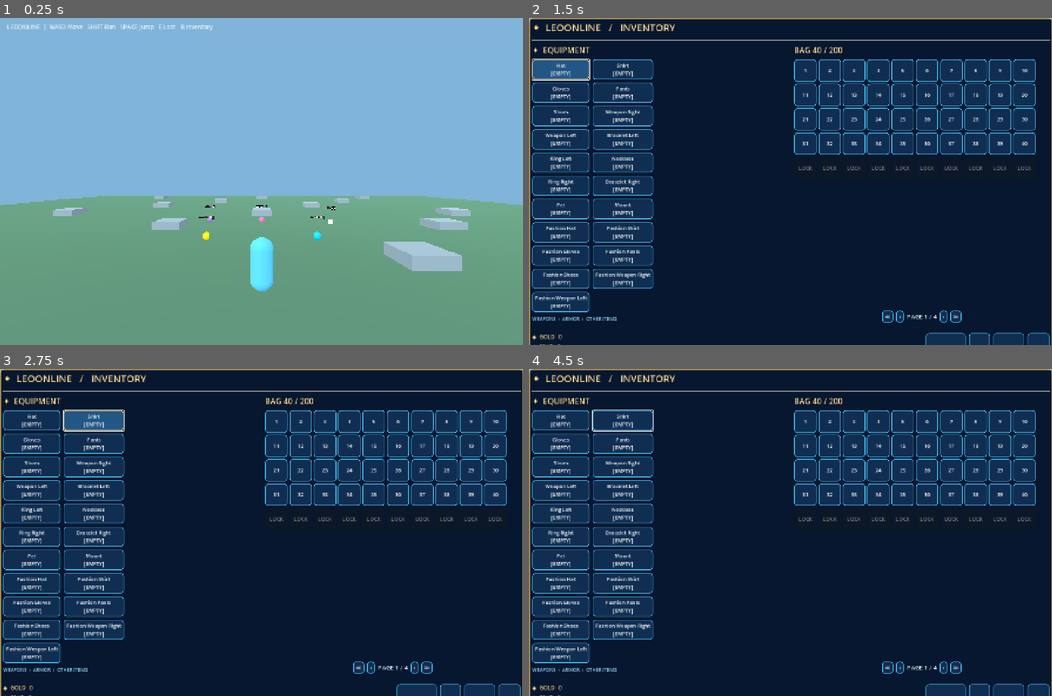
Above: before the commit, frames 1-4 (two rows, left to right).
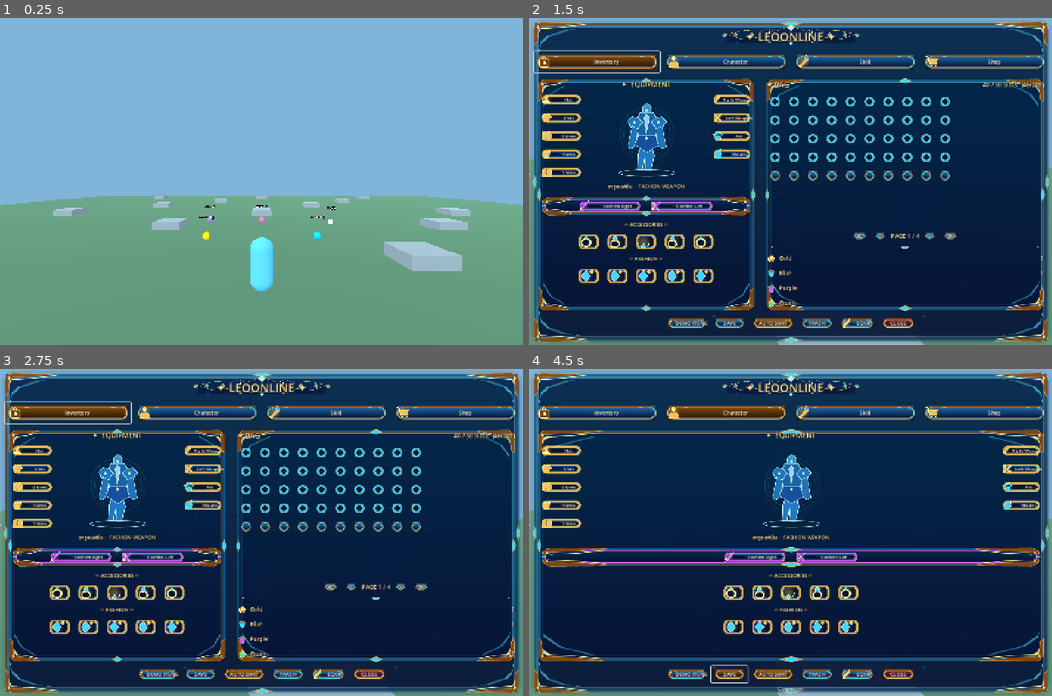
Above: after the commit, the same moments.

Repository: redfullmoon209-debug/Leoonline
Game: Godot game, scene res://scenes/main.tscn
Same seed, same stepped clock (60 frames per second), same inputs: the game is played once before the commit and once after it.
Inputs (mouse positions are in pixels of both pictures, inside the frame that each line leads up to):
- Up to frame 1 (0.25 s): no input
- Up to frame 2 (1.5 s): tap Enter at 0.5 s; move the mouse to (816, 181) at 0.52 s; hold W (forward) 0.53-1.25 s; hold B (bag) 0.53-1.25 s; tap Space (jump) at 0.77 s; click (560, 70) at 1.25 s, where only the run before the commit has a clickable "Hat [EMPTY]"
- Up to frame 3 (2.75 s): click (67, 411) at 2 s, where only the run after the commit has a clickable "Inventory"
- Up to frame 4 (4.5 s): click (623, 421) at 2.75 s, where only the run before the commit has a clickable "Shirt [EMPTY]"; click (727, 411) at 3.5 s, where only the run after the commit has a clickable "Character"; click (727, 673) at 4.25 s, where only the run after the commit has a clickable "SAVE"

The runs differ from the first frame. In frame 1, 0.3% of the frame differs, in the area x 1-41%, y 1-4%; in frame 2, 45%; in frame 3, 45%, in the area x 0-100%, y 0-100%; in frame 4, 43%.

Commit message:
Use actual textured Godot inventory UI with 4 tabs and functional fashion weapon equipment

Diff:
--- a/scripts/main.gd
+++ b/scripts/main.gd
@@ -160,125 +160,24 @@
 func _make_ui() -> void:
  hud = CanvasLayer.new()
  add_child(hud)
- var controls := _text("LEOONLINE  |  WASD Move   SHIFT Run   SPACE Jump   E Loot   B Inventory",hud,16)
- controls.position = Vector2(18,12)
- inventory = PanelContainer.new()
+ inventory = load("res://scripts/inventory_ui.gd").new() as PanelContainer
+ hud.add_child(inventory)
  inventory.set_anchors_and_offsets_preset(Control.PRESET_FULL_RECT)
- inventory.add_theme_stylebox_override("panel",_style("#06172f","#e1b65b"))
- hud.add_child(inventory)
- var outer := VBoxContainer.new()
- outer.add_theme_constant_override("separation",12)
- inventory.add_child(outer)
- var heading := _text("✦  LEOONLINE   /   INVENTORY",outer,27)
- heading.add_theme_color_override("font_color",Color("#f7d48c"))
- var separator := HSeparator.new()
- outer.add_child(separator)
- var horizontal := HBoxContainer.new()
- horizontal.add_theme_constant_override("separation",18)
- horizontal.size_flags_vertical = Control.SIZE_EXPAND_FILL
- outer.add_child(horizontal)
- var left := VBoxContainer.new()
- left.custom_minimum_size.x = 350
- left.size_flags_horizontal = Control.SIZE_EXPAND_FILL
- left.add_theme_constant_override("separation",9)
- horizontal.add_child(left)
- var equip_title := _text("✦  EQUIPMENT",left,22)
- equip_title.add_theme_color_override("font_color",Color("#f7d48c"))
- equip_grid = GridContainer.new()
- equip_grid.columns = 2
- equip_grid.add_theme_constant_override("h_separation",8)
- equip_grid.add_theme_constant_override("v_separation",8)
- left.add_child(equip_grid)
- var tip := _text("WEAPONS  ›  ARMOR  ›  OTHER ITEMS",left,13)
- tip.add_theme_color_override("font_color",Color("#89c9e8"))
- var right := VBoxContainer.new()
- right.size_flags_horizontal = Control.SIZE_EXPAND_FILL
- right.add_theme_constant_override("separation",9)
- horizontal.add_child(right)
- capacity_label = _text("BAG 40 / 200",right,22)
- capacity_label.add_theme_color_override("font_color",Color("#f7d48c"))
- grid = GridContainer.new()
- grid.columns = 10
- grid.add_theme_constant_override("h_separation",5)
- grid.add_theme_constant_override("v_separation",5)
- grid.size_flags_vertical = Control.SIZE_EXPAND_FILL
- right.add_child(grid)
- var nav := HBoxContainer.new()
- nav.alignment = BoxContainer.ALIGNMENT_CENTER
- nav.add_theme_constant_override("separation",8)
- right.add_child(nav)
- _button("≪",func(): page=0; _refresh(),nav)
- _button("‹",func(): page=maxi(0,page-1); _refresh(),nav)
- page_label = _text("PAGE 1 / 4",nav,17)
- _button("›",func(): page=mini(3,page+1); _refresh(),nav)
- _button("≫",func(): page=3; _refresh(),nav)
- var separator2 := HSeparator.new()
- outer.add_child(separator2)
- var toolbar := HBoxContainer.new()
- toolbar.add_theme_constant_override("separation",18)
- outer.add_child(toolbar)
- money_box = VBoxContainer.new()
- money_box.size_flags_horizontal = Control.SIZE_EXPAND_FILL
- toolbar.add_child(money_box)
- var actions := HBoxContainer.new()
- actions.add_theme_constant_override("separation",8)
- toolbar.add_child(actions)
- _button("⟳ AUTO SORT",func(): store.sort_items(),actions)
- _button("EQUIP",func(): store.equip_selected(),actions)
- _button("+10 SLOTS",func(): store.use_scroll(),actions)
- _button("TRASH",func(): trash_dialog.popup_centered(),actions)
- var footer := HBoxContainer.new()
- footer.add_theme_constant_override("separation",10)
- outer.add_child(footer)
- _button("+ DEMO ITEMS",func(): _starter(),footer)
- _button("SAVE",func(): store.save_data(); _notice("Saved"),footer)
- _button("CLOSE [B]",func(): _toggle(),footer)
- notice_label = _text("",footer,13)
- trash_dialog = ConfirmationDialog.new()
- trash_dialog.dialog_text = "Permanently discard selected item?"
- trash_dialog.confirmed.connect(func(): store.trash_selected())
- hud.add_child(trash_dialog)
+ inventory.call("initialize",store,Callable(self,"_toggle"),Callable(self,"_starter"))
  inventory.visible = false
- _refresh()
 
 func _starter() -> void:
- for id in ["sword","shirt","boots","potion","scroll","wood"]:
+ for id in ["sword","shirt","boots","potion","scroll","wood","fashion_blade","fashion_dagger"]:
   store.add_item(id)
  store.add_currency("gold","1200")
 
 func _notice(message: String) -> void:
- if is_instance_valid(notice_label):
-  notice_label.text = message
+ if is_instance_valid(inventory) and inventory.has_method("set_notice"):
+  inventory.call("set_notice",message)
 
 func _refresh() -> void:
- if not is_instance_valid(grid):
-  return
- for child in grid.get_children():
-  child.queue_free()
- for idx in range(50):
-  var abs_idx := page*50+idx
-  var locked: bool = abs_idx >= store.unlocked
-  var item: String = store.slots[abs_idx]
-  var title: String = "LOCK" if locked else (str(abs_idx+1) if item == "" else str(StoreScript.DATA.get(item,{}).get("name",item)))
-  var slot := _button(title,func(index=abs_idx): store.choose(index),grid)
-  slot.custom_minimum_size = Vector2(62,62)
-  slot.disabled = locked
-  if abs_idx == store.selected:
-   slot.add_theme_stylebox_override("normal",_style("#294f81","#f7c96a"))
- for child in equip_grid.get_children():
-  child.queue_free()
- for key in StoreScript.EQUIPMENT:
-  var title: String = String(key).replace("_"," ").capitalize()
-  var value: String = store.equipped.get(key,"")
-  var b := _button(title+"\n"+(value if value!="" else "[EMPTY]"),func(k=key): store.unequip(k),equip_grid)
-  b.custom_minimum_size = Vector2(150,47)
- for child in money_box.get_children():
-  child.queue_free()
- for key in ["gold","blue","purple","green"]:
-  var money_line := _text("◆  "+key.to_upper()+"   "+store.pretty(store.currency[key]),money_box,15)
-  money_line.add_theme_color_override("font_color",Color("#f7d48c"))
- page_label.text = "PAGE "+str(page+1)+" / 4"
- capacity_label.text = "BAG "+str(store.unlocked)+" / 200"
+ if is_instance_valid(inventory) and inventory.has_method("refresh"):
+  inventory.call("refresh")
 
 func _toggle() -> void:
  open = not open
